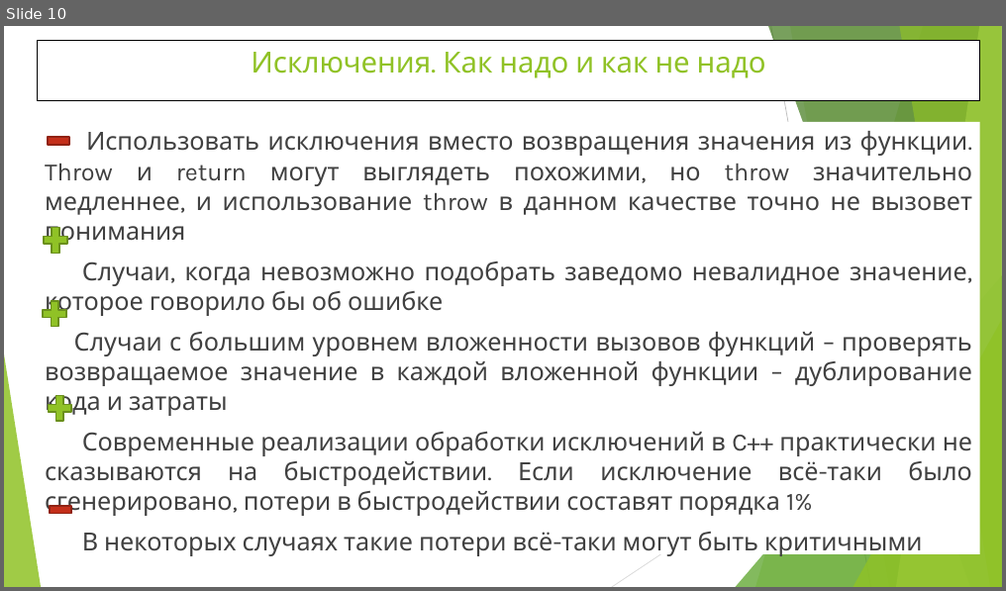
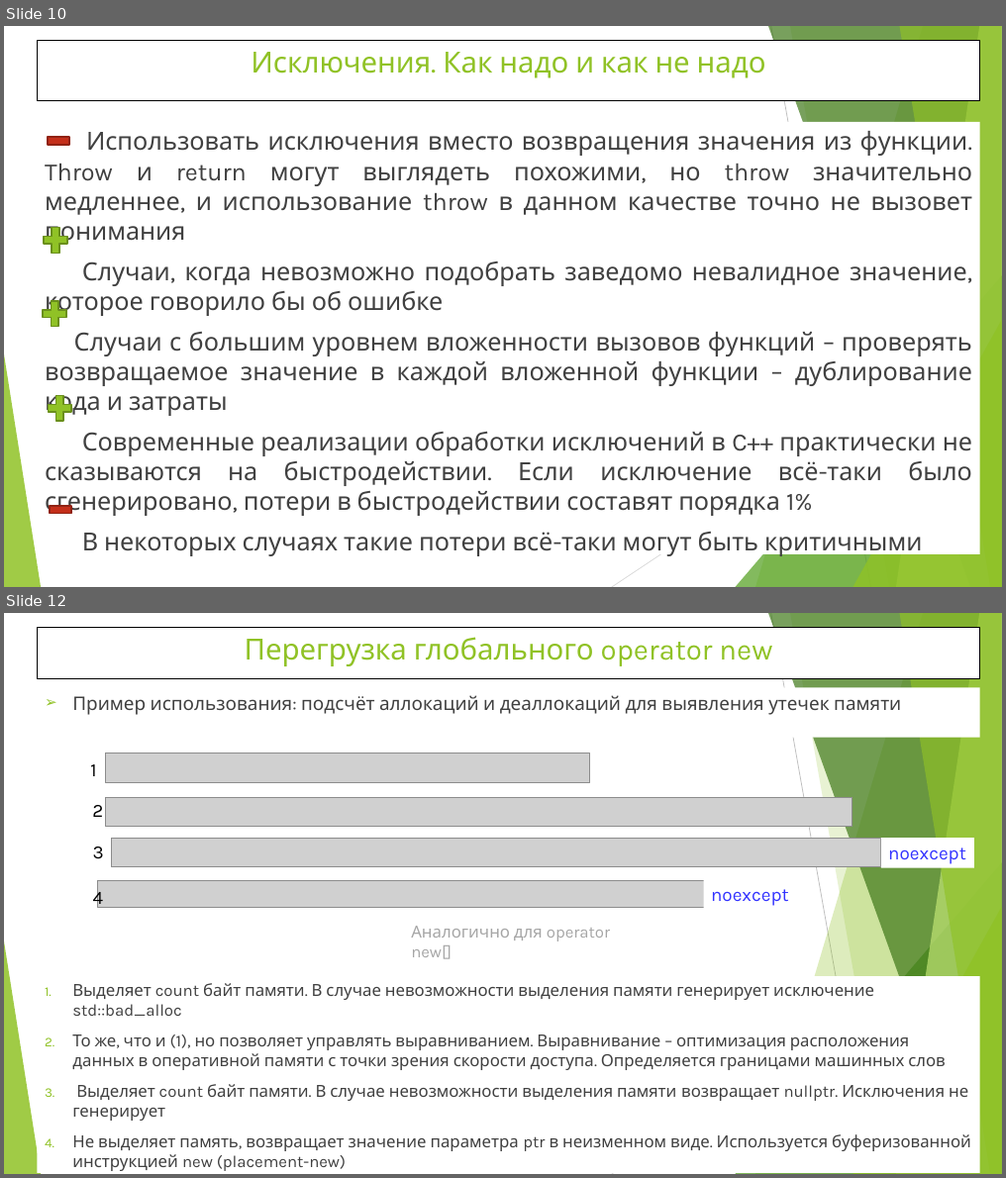
Before and after one commit to WhiteCatStudies/lectures, a slide deck: pt1/lectures/lecture5/lecture5.pptx. Shown one above the other, each under a label of ours: slide 10 before the commit, slides 10 and 12 after it; the slides between them are not shown. The pictures are 1006x591 and 1006x1178 pixels, drawn with LibreOffice and Linux fonts; fonts in the diff are those of the drawing; grey boxes stand for pictures. Boxes give left, top, right and bottom in pixels: in the first picture for what was removed or moved away, otherwise in the second. Text is boxed around its words. In the diff, an @@ line names an element or a change of style, - is before the commit and + after.

```diff
--- a/pt1/lectures/lecture5/lecture5.pptx
+++ b/pt1/lectures/lecture5/lecture5.pptx
@@ slide 12 added at <box>4,613,1002,1174</box>, background #FFFFFF; not listed: 10 template elements that a slide beside it also shows @@
@@ title added at <box>37,627,980,679</box>, fill #FFFFFF, outline #000000 0.75 pt, 28 pt, text #90C226 @@
+Перегрузка глобального operator new
@@ text added at <box>72,695,901,715</box>, 18 pt, text #404040 @@
+➢ Пример использования: подсчёт аллокаций и деаллокаций для выявления утечек памяти
@@ picture added at <box>105,753,589,782</box> @@
@@ text added at <box>90,764,96,776</box>, 18 pt, text #000000 @@
+1
@@ text added at <box>92,805,103,817</box>, 18 pt, text #000000 @@
+2
@@ picture added at <box>105,797,852,827</box> @@
@@ text added at <box>93,847,104,860</box>, 18 pt, text #000000 @@
+3
@@ picture added at <box>111,839,881,867</box> @@
@@ rectangle added at <box>881,838,974,867</box>, fill #FFFFFF, 18 pt, text #3333FF @@
+noexcept
@@ text added at <box>93,887,104,910</box>, 18 pt, text #000000 @@
+4
@@ picture added at <box>98,881,710,908</box> @@
@@ text added at <box>711,889,789,906</box>, 18 pt, text #3333FF @@
+noexcept
@@ text added at <box>411,926,610,959</box>, 16 pt, text #A6A6A6 @@
+Аналогично для operator new[]
@@ text added at <box>37,977,980,1173</box>, fill #FFFFFF, 16 pt, text #404040 @@
+1. Выделяет count байт памяти. В случае невозможности выделения памяти генерирует исключение std::bad_alloc
+2. То же, что и (1), но позволяет управлять выравниванием. Выравнивание – оптимизация расположения данных в оперативной памяти с точки зрения скорости доступа. Определяется границами машинных слов
+3. Выделяет count байт памяти. В случае невозможности выделения памяти возвращает nullptr. Исключения не генерирует
+4. Не выделяет память, возвращает значение параметра ptr в неизменном виде. Используется буферизованной инструкцией new (placement-new)
```
Also in this commit, not shown: 1 slide changed, 5 other slides added, 1 slide removed, 5 other files.
